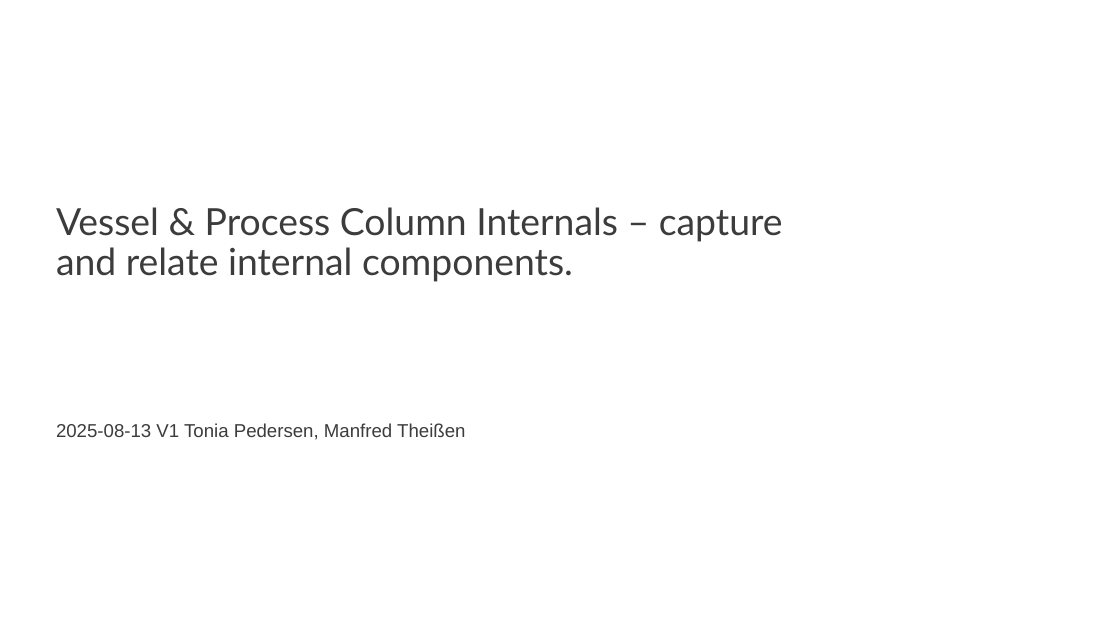
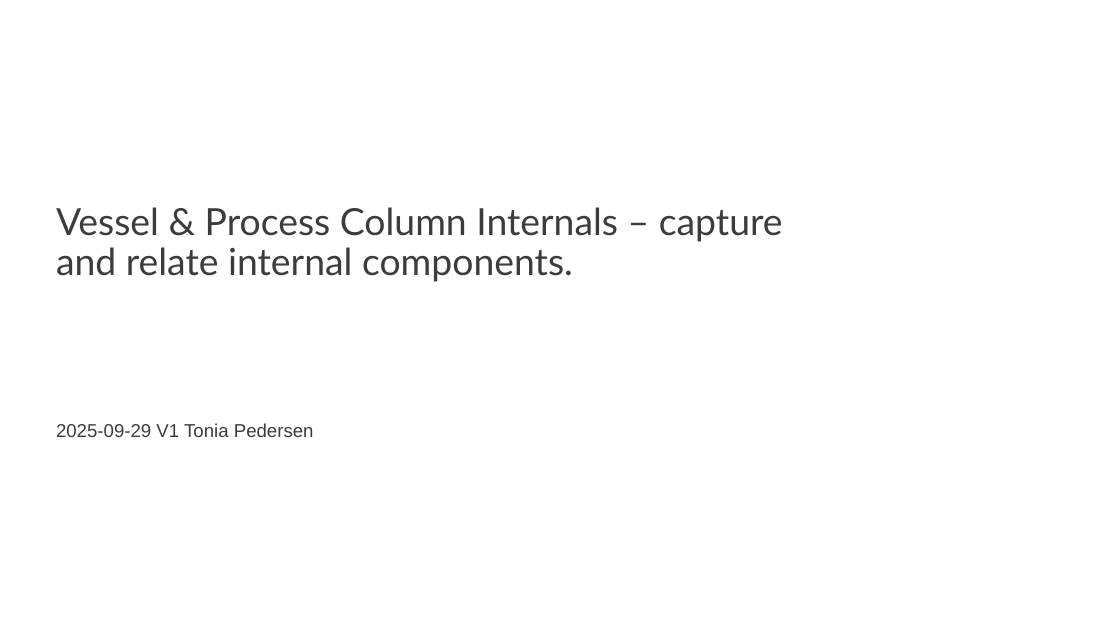
Before and after one commit to ToniaPedersen/DISCDEXPI, a slide deck: slide 1 of ContinuationProject/ContentTeam/ProcessColumnComponents.pptx. Drawn at 1120x630 pixels with LibreOffice and Linux fonts; fonts in the diff are those of the drawing; background and template pictures are left out. Boxes give left, top, right and bottom in pixels: in the first picture for what was removed or moved away, otherwise in the second. Text is boxed around its words. In the diff, an @@ line names an element or a change of style, - is before the commit and + after.

Commit message:
ProcessColumnComponent request

```diff
--- a/ContinuationProject/ContentTeam/ProcessColumnComponents.pptx
+++ b/ContinuationProject/ContentTeam/ProcessColumnComponents.pptx
@@ text at [56, 423, 314, 437]: text changed @@
-2025-08-13 V1 Tonia Pedersen, Manfred Theißen
+2025-09-29 V1 Tonia Pedersen
```
Also in this commit, not shown: 2 other slides changed, 1 slide added, 4 slides removed, 1 other file.
